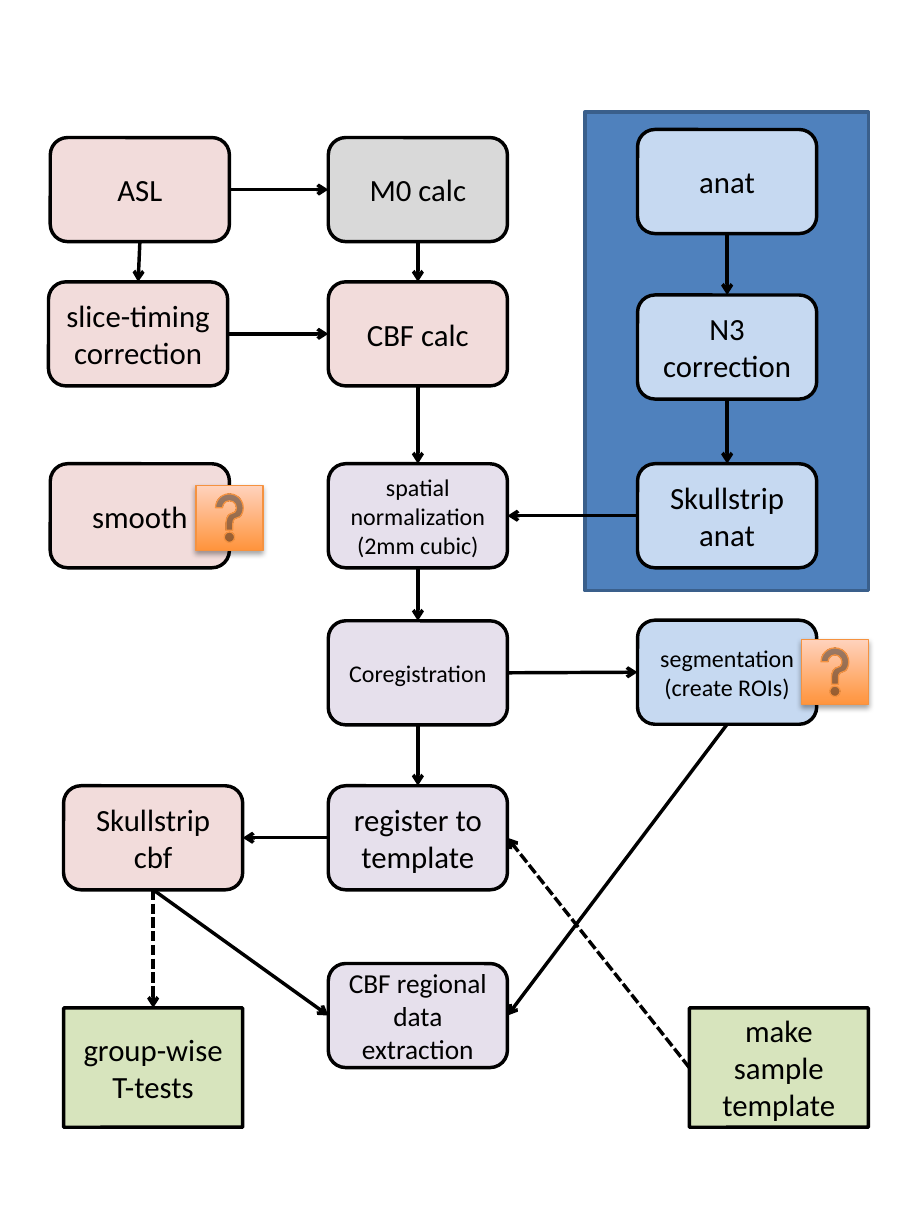
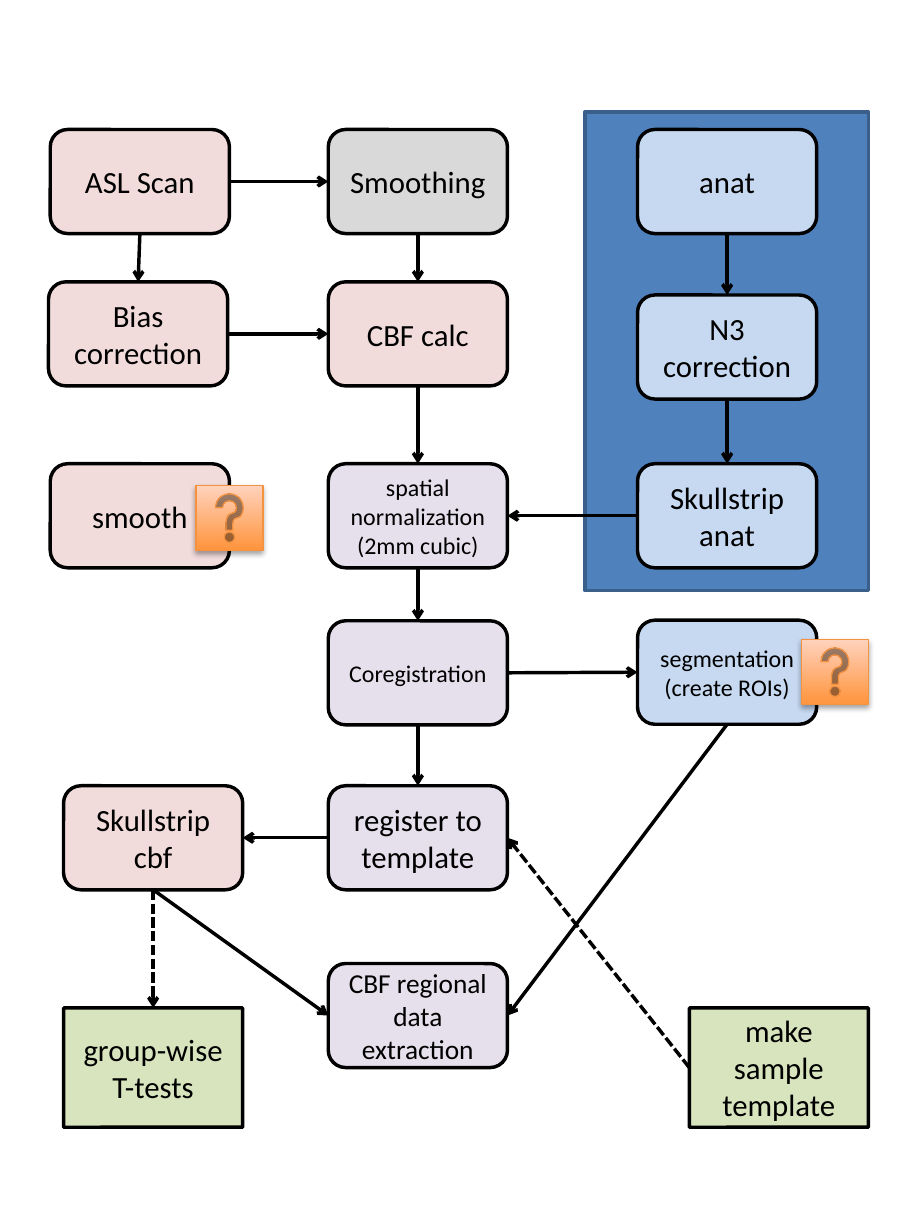
Before and after one commit to catcamacho/adult_pcasl, a slide deck: slide 1 of workflow.pptx. Drawn at 924x1232 pixels with LibreOffice and Linux fonts; fonts in the diff are those of the drawing. Boxes give left, top, right and bottom in pixels: in the first picture for what was removed or moved away, otherwise in the second. Text is boxed around its words. In the diff, an @@ line names an element or a change of style, - is before the commit and + after.

```diff
--- a/workflow.pptx
+++ b/workflow.pptx
@@ rounded rectangle "ASL Scan" moved from (x1=51, y1=138, x2=229, y2=241) to (x1=51, y1=129, x2=229, y2=233) @@
@@ rounded rectangle removed at (x1=328, y1=138, x2=506, y2=241) @@
-M0 calc
@@ rounded rectangle added at (x1=328, y1=129, x2=506, y2=233), fill #D9D9D9, outline #000000 2 pt, 18 pt, text #000000 @@
+Smoothing
@@ text in rounded rectangle at (x1=85, y1=173, x2=195, y2=194): text changed @@
-ASL
+ASL Scan
@@ arrow moved from (229, 190) - (328, 190) to (229, 181) - (328, 181) @@
@@ arrow moved from (140, 241) - (138, 282) to (140, 234) - (138, 282) @@
@@ arrow moved from (418, 241) - (418, 282) to (418, 234) - (418, 282) @@
@@ text in rounded rectangle at (x1=74, y1=306, x2=202, y2=365): text changed @@
-slice-timing correction
+Bias correction
```
Also in this commit, not shown: 8 other files.
